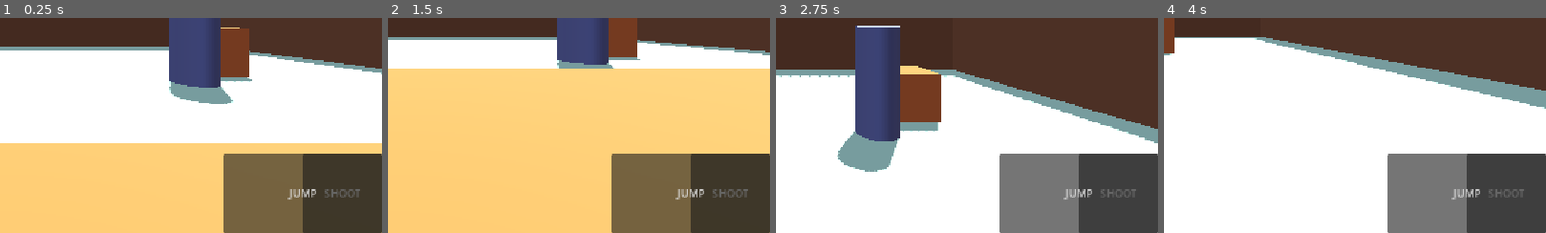
Above: before the commit, frames 1-4 (left to right).
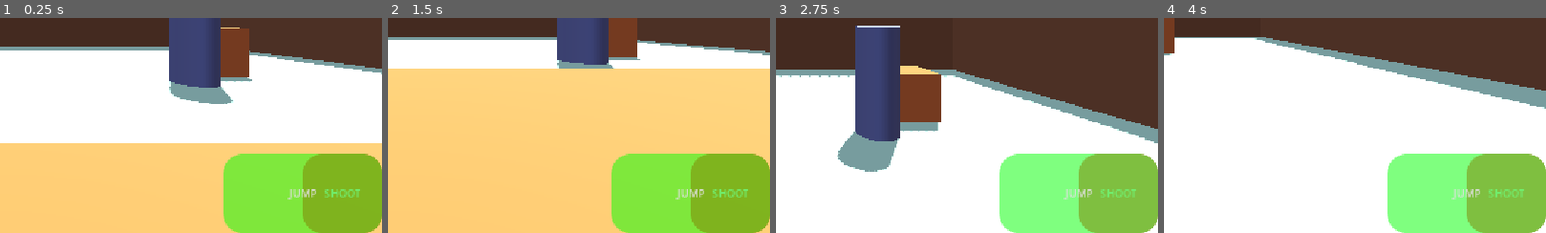
Above: after the commit, the same moments.

Repository: shikiuku/SimpleFPS
Game: Godot game, scene res://scenes/TestLevel.tscn
The game is run twice, just before and just after one commit, with the same random seed, the same clock (stepped at 60 frames per second) and the same inputs. This scene is started directly instead of the project's main scene.
Inputs (mouse positions are % of the whole screen's width and height, from its top left):
- Up to frame 1 (0.25 s): no input
- Up to frame 2 (1.5 s): click "SHOOT" at 0.5 s; click "JUMP" at 1.25 s
- Up to frame 3 (2.75 s): tap Enter at 2 s; move the mouse to (72, 45) at 2.02 s; press the mouse at (72, 45) at 2.03 s; hold D (move_right) from 2.03 s (still down); tap Space (jump) at 2.27, 2.3, 2.57 s
- Up to frame 4 (4 s): release D (move_right) at 2.75 s; release the mouse at (72, 45) at 2.75 s; drag from (30, 55) to (45, 70) at 2.77 s; move the mouse to (60, 28) at 3.52 s; hold D (move_right) from 3.53 s (still down); hold Shift (run) from 3.53 s (still down); tap Space (jump) at 3.8 s
The pictures show only the part of the screen within x 50-100%, y 50-100%; the shares and areas given below are measured in that part.

The runs differ from the first frame. In frame 1, 15% of the frame differs, in the area x 58-100%, y 63-100%; in frame 2, 15%; in frame 3, 15%; in frame 4, 15%.

Commit message:
モバイルUIボタン機能修正: ジャンプと射撃ボタンの動作を改善し、デバッグ情報を追加
🤖 Generated with [Claude Code](https://claude.ai/code)

Co-Authored-By: Claude <noreply@anthropic.com>

Diff:
--- a/scripts/MobileUI.gd
+++ b/scripts/MobileUI.gd
@@ -37,10 +37,15 @@
 	# ボタンの見た目を設定
 	_setup_button_visuals()
 
+	print("Touch buttons set up - shoot connected: ", shoot_button.pressed.is_connected(_on_shoot_button_pressed))
+	print("Touch buttons set up - jump connected: ", jump_button.pressed.is_connected(_on_jump_button_pressed))
+
 func _on_shoot_button_pressed():
+	print("Shoot button pressed!")
 	shoot_pressed.emit()
 
 func _on_jump_button_pressed():
+	print("Jump button pressed!")
 	jump_pressed.emit()
 
 func _setup_button_visuals():
@@ -51,6 +56,7 @@
 	shoot_stylebox.corner_radius_top_right = 30
 	shoot_stylebox.corner_radius_bottom_left = 30
 	shoot_stylebox.corner_radius_bottom_right = 30
+	shoot_button.add_theme_stylebox_override("normal", shoot_stylebox)
 
 	# ジャンプボタンの見た目
 	var jump_stylebox = StyleBoxFlat.new()
@@ -59,6 +65,7 @@
 	jump_stylebox.corner_radius_top_right = 30
 	jump_stylebox.corner_radius_bottom_left = 30
 	jump_stylebox.corner_radius_bottom_right = 30
+	jump_button.add_theme_stylebox_override("normal", jump_stylebox)
 
 func _on_movement_area_input(event: InputEvent):
 	if event is InputEventScreenTouch:
--- a/scripts/SimpleFPSController.gd
+++ b/scripts/SimpleFPSController.gd
@@ -87,9 +87,11 @@
 	camera.rotation.x = clamp(camera.rotation.x, deg_to_rad(-90), deg_to_rad(90))
 
 func _on_mobile_shoot():
+	print("Mobile shoot signal received!")
 	shoot()
 
 func _on_mobile_jump():
+	print("Mobile jump signal received!")
 	if is_on_floor():
 		velocity.y = jump_velocity
 
Not shown, changed: build/Simple FPS.pck
Not shown, changed: web-build/index.html
Not shown, changed: web-build/index.pck
